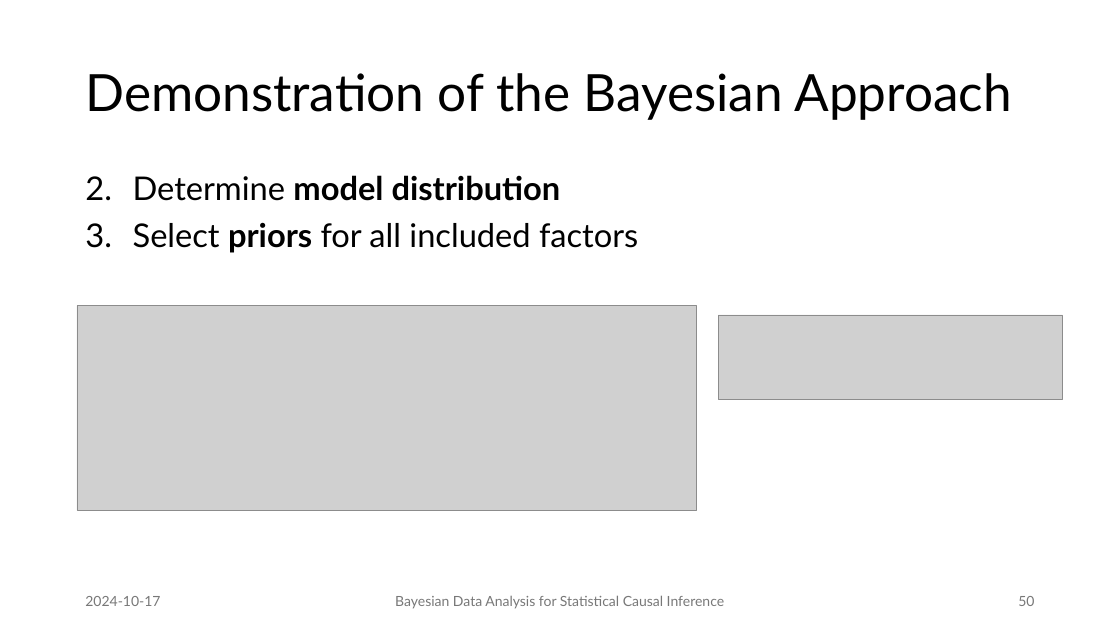
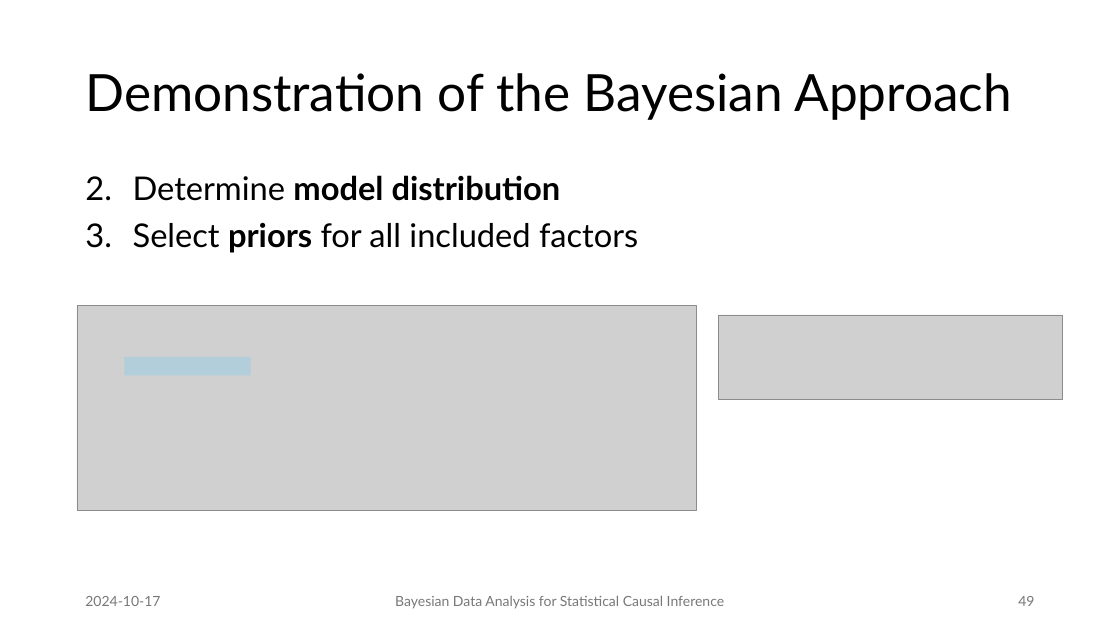
Before and after one commit to JulianFrattini/bda4sci, a slide deck: slide 49 of slides/singular/bda4sci.pptx (slide 50 before the commit). Drawn at 1120x630 pixels with LibreOffice and Linux fonts; fonts in the diff are those of the drawing; grey boxes stand for pictures. Boxes give left, top, right and bottom in pixels: in the first picture for what was removed or moved away, otherwise in the second. Text is boxed around its words. In the diff, an @@ line names an element or a change of style, - is before the commit and + after.

```diff
--- a/slides/singular/bda4sci.pptx
+++ b/slides/singular/bda4sci.pptx
@@ rectangle added at <box>124,357,250,376</box>, fill #83CBEB at 40% opacity @@
@@ page number at <box>1018,596,1034,606</box>: text changed @@
-50
+49
```
Also in this commit, not shown: 5 other slides changed, 3 slides removed, 1 other file.
